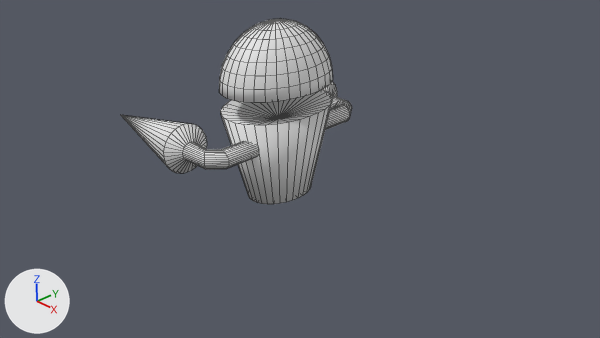
A saved change to the Blender file Assets/_Models/new_robot.blend.
Rendered twice from the file's camera 'Camera'. Arrows for +X, +Y and +Z are at lower left; the lights stay in place. Mesh edges are drawn as thin lines.

The first picture shows 'robot'.
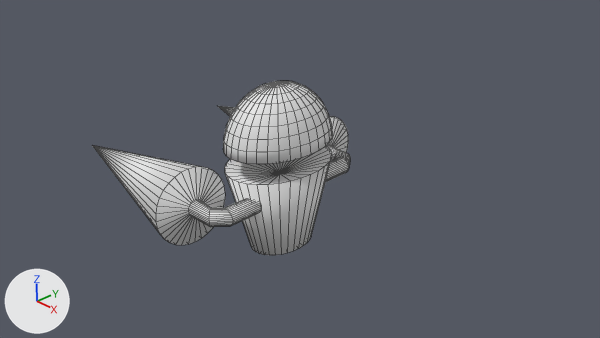
Pixel boxes [x1, y1, x2, y2] of what changed, in the pictures (600 x 338 px; the box of a moved part takes in the faces that stretch with it):
'robot', reshaped, moved (12% wider): before [121, 19, 352, 204]; after [92, 81, 350, 255]
part 1 of me_cylinder, moved or reshaped: before [322, 82, 337, 97]; after [218, 106, 348, 153]
part 2 of me_cylinder, moved or reshaped: before [121, 115, 207, 173]; after [92, 145, 225, 245]

The edits, one by one:
me_cylinder has 645 vertices, 675 faces and spans x -3.32..1.0, y -1.89..1.9, z -0.54..2.36.
me_cylinder is used by ob_robot; location (0.0, 0.0, 0.58); scale (0.75, 1.0, 1.0).
me_cylinder part 1: all 33 vertices in x -3.32..-0.65, y 1.1..1.9, z 0.13..0.93 are scaled about their middle by 1.68, then moved by (-0.85, 0.02, 0.0).
me_cylinder part 2: all 33 vertices in x -3.32..-0.65, y -1.89..-1.09, z 0.13..0.93 are scaled about their middle by 1.68, then moved by (-0.85, -0.02, 0.0).
Object 'robot' (ob_robot) moves from (0.0, 0.0, 0.58) to (0.0, 0.0, -0.42).
